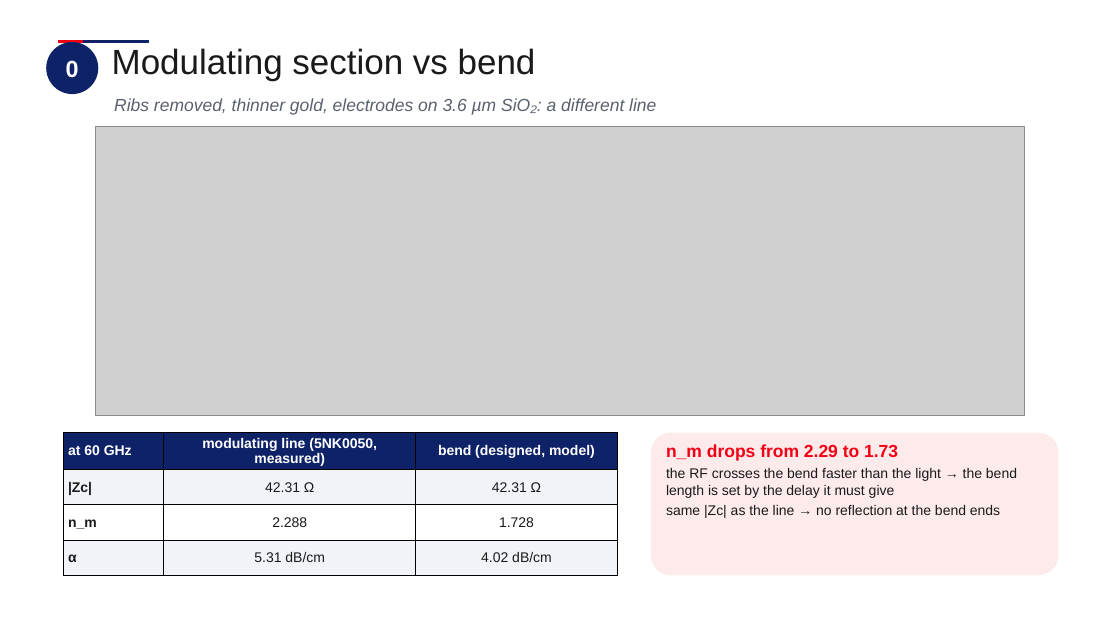
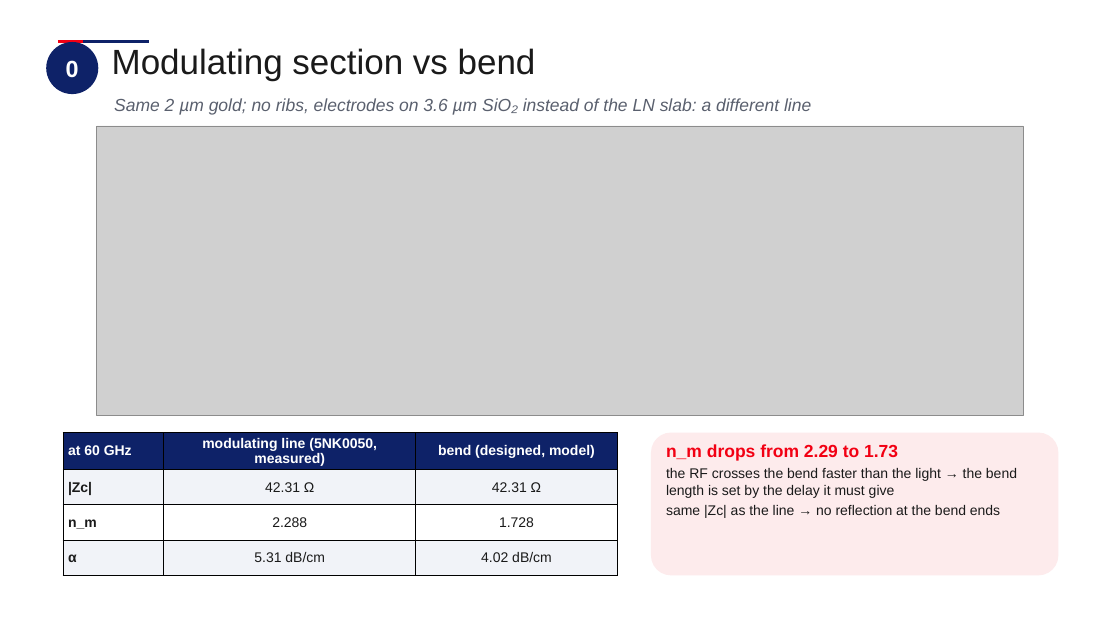
Before and after one commit to andreimuresian/claude, a slide deck: slide 4 of docs/Bend_line_design.pptx. Drawn at 1120x630 pixels with LibreOffice and Linux fonts; fonts in the diff are those of the drawing; grey boxes stand for pictures; background and template pictures are left out. Boxes give left, top, right and bottom in pixels: in the first picture for what was removed or moved away, otherwise in the second. Text is boxed around its words. In the diff, an @@ line names an element or a change of style, - is before the commit and + after.

```diff
--- a/docs/Bend_line_design.pptx
+++ b/docs/Bend_line_design.pptx
@@ text at [114,98,811,115]: text changed @@
-Ribs removed, thinner gold, electrodes on 3.6 µm SiO₂: a different line
+Same 2 µm gold; no ribs, electrodes on 3.6 µm SiO₂ instead of the LN slab: a different line
```
